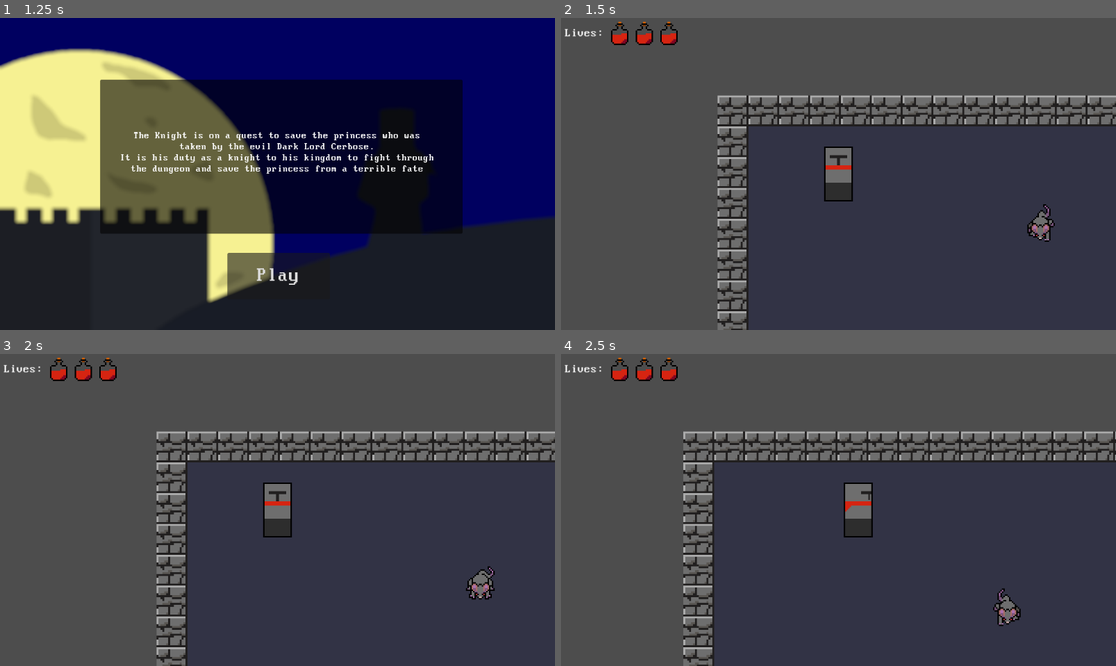
Above: before the commit, frames 1-4 (two rows, left to right).
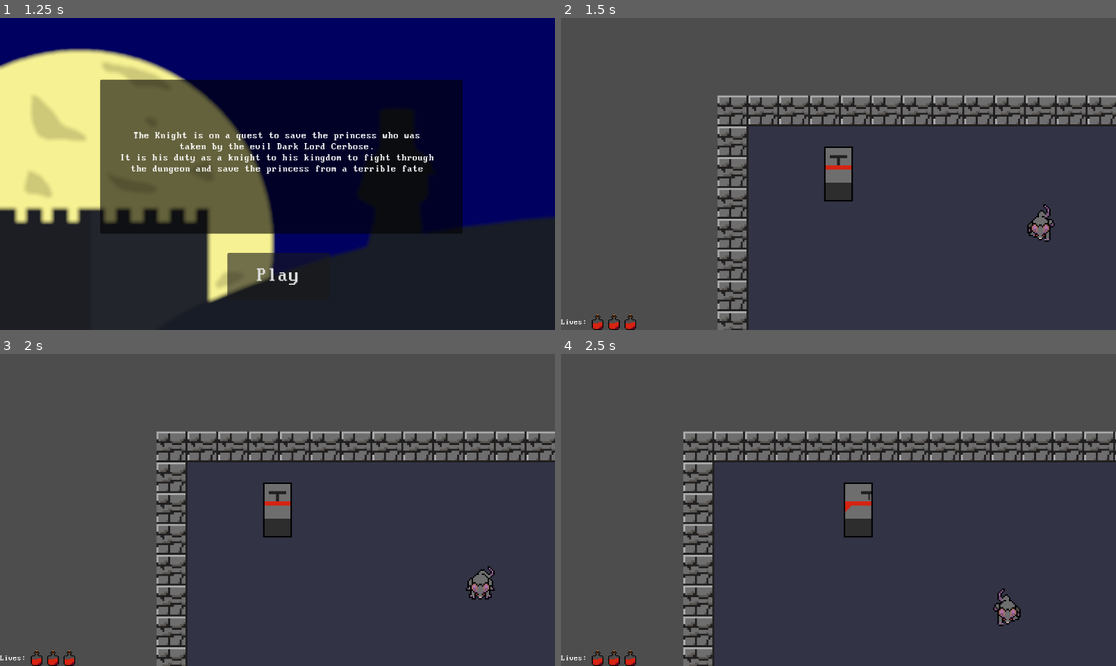
Above: after the commit, the same moments.

Repository: AStellarScene/Liberandum-Game-Refresh
Game: Godot game, scene res://scenes/start.tscn
Two runs of this game, one before a commit and one after it. Both use one fixed random seed, a clock stepped at 60 frames per second and the inputs below.
Inputs:
- Up to frame 1 (1.25 s): click "Start" at 0.5 s
- Up to frame 2 (1.5 s): click "Play" at 1.25 s
- Up to frame 3 (2 s): no input
- Up to frame 4 (2.5 s): hold Right (ui_right) from 2.03 s (still down)

Frame 1 is identical in both runs. In frame 2, 0.7% of the frame differs, in the area x 0-22%, y 1-100%; in frame 3, 0.7%; in frame 4, 0.7%.

Commit message:
added functional health bar and functional heartcontainer scenes to track player health

Diff:
--- a/scenes/Level.tscn
+++ b/scenes/Level.tscn
@@ -1,13 +1,14 @@
-[gd_scene load_steps=21 format=3 uid="uid://bs6tluxxt23p"]
+[gd_scene load_steps=22 format=3 uid="uid://bs6tluxxt23p"]
 
 [ext_resource type="Texture2D" uid="uid://bgn40ouy5rkp1" path="res://sprites/wall_straight.png" id="1_6om6q"]
+[ext_resource type="Script" path="res://scripts/Level.gd" id="1_m42ro"]
 [ext_resource type="Texture2D" uid="uid://dio8m3bcsugfp" path="res://sprites/wall_straight_turned.png" id="2_7xktv"]
 [ext_resource type="Texture2D" uid="uid://1dl5olgx0640" path="res://sprites/wall_top.png" id="3_gvx4d"]
 [ext_resource type="Texture2D" uid="uid://d25wigqcvk0dm" path="res://sprites/wall_top_turned.png" id="4_kqftp"]
 [ext_resource type="Texture2D" uid="uid://bru037wih5a37" path="res://sprites/floor.png" id="5_hu4yc"]
 [ext_resource type="Texture2D" uid="uid://g43udpfj01lf" path="res://sprites/floor_outside.png" id="6_b0grr"]
 [ext_resource type="Texture2D" uid="uid://b36q6ynmbtwye" path="res://sprites/floor_w_bump.png" id="7_g0w6x"]
-[ext_resource type="PackedScene" uid="uid://bx73ibhulbk5t" path="res://scenes/Player.tscn" id="8_egnj3"]
+[ext_resource type="PackedScene" uid="uid://bx73ibhulbk5t" path="res://scenes/player.tscn" id="8_egnj3"]
 [ext_resource type="PackedScene" uid="uid://dkwb2q4ulckba" path="res://scenes/Potion.tscn" id="9_w6mhe"]
 [ext_resource type="PackedScene" uid="uid://buraga7xut0me" path="res://scenes/Enemy.tscn" id="11_lgfei"]
 [ext_resource type="PackedScene" uid="uid://6nud76ym8io8" path="res://scenes/heartcontainer.tscn" id="11_tvj41"]
@@ -68,6 +69,7 @@
 
 [node name="Level" type="Node2D"]
 texture_filter = 1
+script = ExtResource("1_m42ro")
 
 [node name="TileMap" type="TileMap" parent="."]
 scale = Vector2(4, 4)
@@ -94,5 +96,12 @@
 
 [node name="CanvasLayer" type="CanvasLayer" parent="."]
 
-[node name="HBoxContainer" parent="CanvasLayer" instance=ExtResource("11_tvj41")]
-scale = Vector2(1.5, 1.5)
+[node name="HeartContainer" parent="CanvasLayer" instance=ExtResource("11_tvj41")]
+anchors_preset = 2
+anchor_top = 1.0
+anchor_bottom = 1.0
+offset_left = 0.0
+offset_top = -32.0
+offset_right = 156.0
+offset_bottom = 0.0
+grow_vertical = 0
--- /dev/null
+++ b/scenes/health_bar.tscn
@@ -0,0 +1,13 @@
+[gd_scene load_steps=2 format=3 uid="uid://cpvpif0rur6e1"]
+
+[ext_resource type="Script" path="res://scripts/HealthBar.gd" id="1_thr7e"]
+
+[node name="HealthBar" type="ProgressBar"]
+anchors_preset = 2
+anchor_top = 1.0
+anchor_bottom = 1.0
+offset_left = 62.0
+offset_top = -27.0
+offset_right = 216.0
+grow_vertical = 0
+script = ExtResource("1_thr7e")
--- a/scenes/heartcontainer.tscn
+++ b/scenes/heartcontainer.tscn
@@ -1,14 +1,16 @@
-[gd_scene load_steps=3 format=3 uid="uid://6nud76ym8io8"]
+[gd_scene load_steps=4 format=3 uid="uid://6nud76ym8io8"]
 
+[ext_resource type="Script" path="res://scripts/heartcontainer.gd" id="1_7i4ev"]
 [ext_resource type="FontFile" uid="uid://dqed0ibyd0ph" path="res://sprites/font/Perfect DOS VGA 437.ttf" id="1_ysmgd"]
 [ext_resource type="PackedScene" uid="uid://glhpchr7dhj3" path="res://scenes/healthGUI.tscn" id="2_rv7ec"]
 
-[node name="HBoxContainer" type="HBoxContainer"]
+[node name="HeartContainer" type="HBoxContainer"]
 offset_left = 8.0
 offset_top = 8.0
 offset_right = 164.0
 offset_bottom = 40.0
 theme_override_constants/separation = 10
+script = ExtResource("1_7i4ev")
 
 [node name="Label" type="Label" parent="."]
 layout_mode = 2
--- /dev/null
+++ b/scripts/HealthBar.gd
@@ -0,0 +1,10 @@
+extends ProgressBar
+
+@onready var player = $"../../Player"
+
+func _ready():
+	player.changedHealth.connect(update)
+	update()
+
+func update():
+	value = player.currentHealth * 100 / player.maxHealth
--- /dev/null
+++ b/scripts/Level.gd
@@ -0,0 +1,4 @@
+extends Node2D
+
+@onready var player = $Player
+@onready var health_bar = $CanvasLayer/HealthBar
--- a/scripts/Player.gd
+++ b/scripts/Player.gd
@@ -5,6 +5,8 @@
 
 @export var maxHealth = 3
 @onready var currentHealth: int = maxHealth
+
+signal changedHealth
 
 var collect = 0
 var hurt = false
@@ -28,20 +30,12 @@
 	if isDown:
 		animated_sprite_2d.animation = "front"
 
-func _on_hitbox_area_entered(area):
-	if area.is_in_group("hurt"):
-		currentHealth -= 1
-		if currentHealth > 0:
-			timer.start()
-			hurt = true
-		else:
-			position = Vector2(0, 0)
-			get_tree().reload_current_scene()
-	if area.is_in_group("collect"):
-		collect = collect + 1
-
 func _on_hit_box_area_entered(area):
 	if area.is_in_group("potion"):
-		print("Potion")
+		print(currentHealth)
+		currentHealth += 1
+		changedHealth.emit()
 	if area.is_in_group("enemy"):
-		print("Hurt")
+		print(currentHealth)
+		currentHealth -= 1
+		changedHealth.emit()
--- /dev/null
+++ b/scripts/heartcontainer.gd
@@ -0,0 +1,29 @@
+extends HBoxContainer
+
+@onready var player = $"../../Player"
+
+@onready var heart_gui = $heartGUI
+@onready var heart_gui_2 = $heartGUI2
+@onready var heart_gui_3 = $heartGUI3
+
+func _ready():
+	player.changedHealth.connect(update)
+	update()
+
+func update():
+	if player.currentHealth == 3:
+		heart_gui.show()
+		heart_gui_2.show()
+		heart_gui_3.show()
+	if player.currentHealth == 2:
+		heart_gui.show()
+		heart_gui_2.show()
+		heart_gui_3.hide()
+	if player.currentHealth == 1:
+		heart_gui.show()
+		heart_gui_2.hide()
+		heart_gui_3.hide()
+	if player.currentHealth < 0:
+		heart_gui.hide()
+		heart_gui_2.hide()
+		heart_gui_3.hide()
